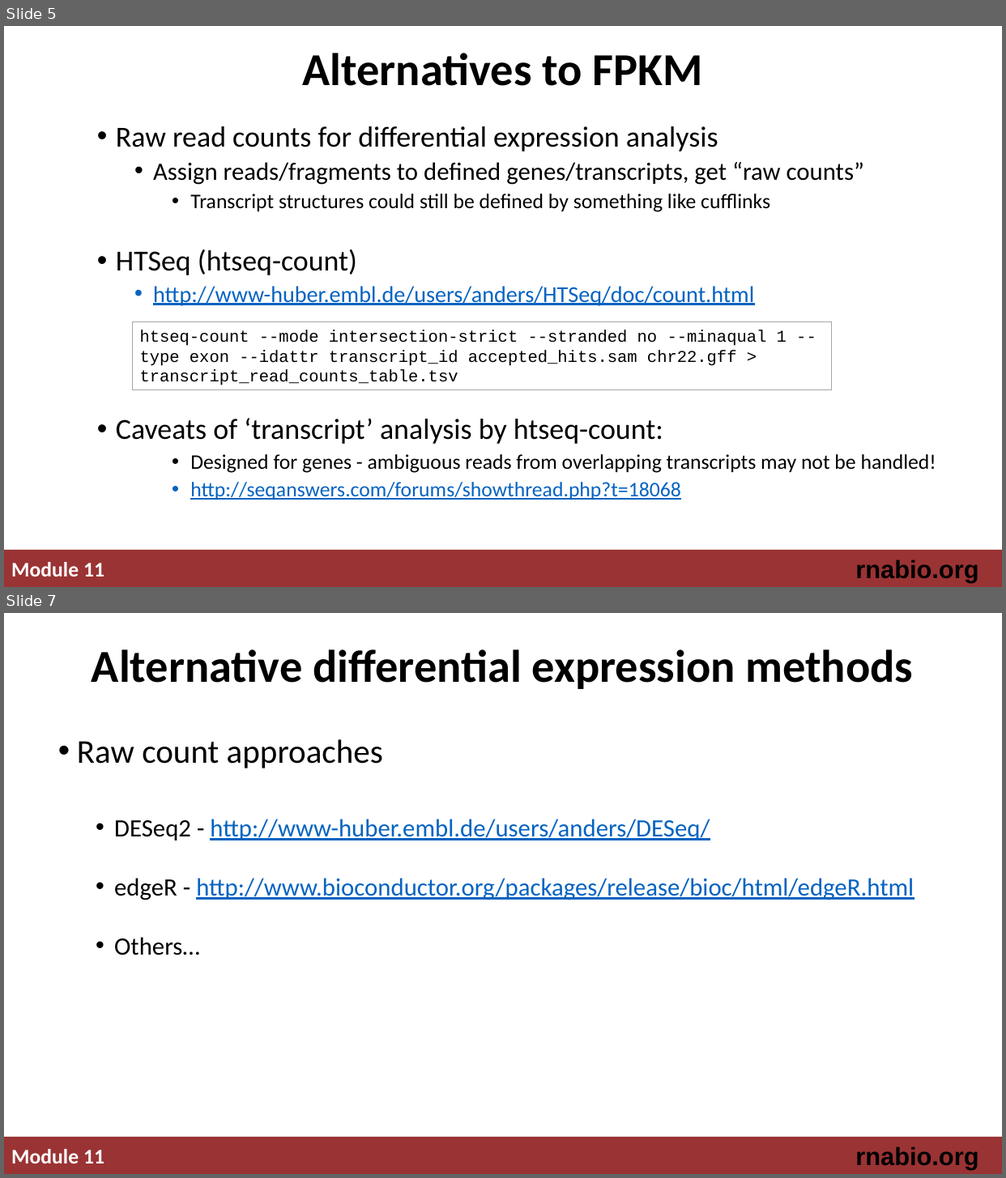
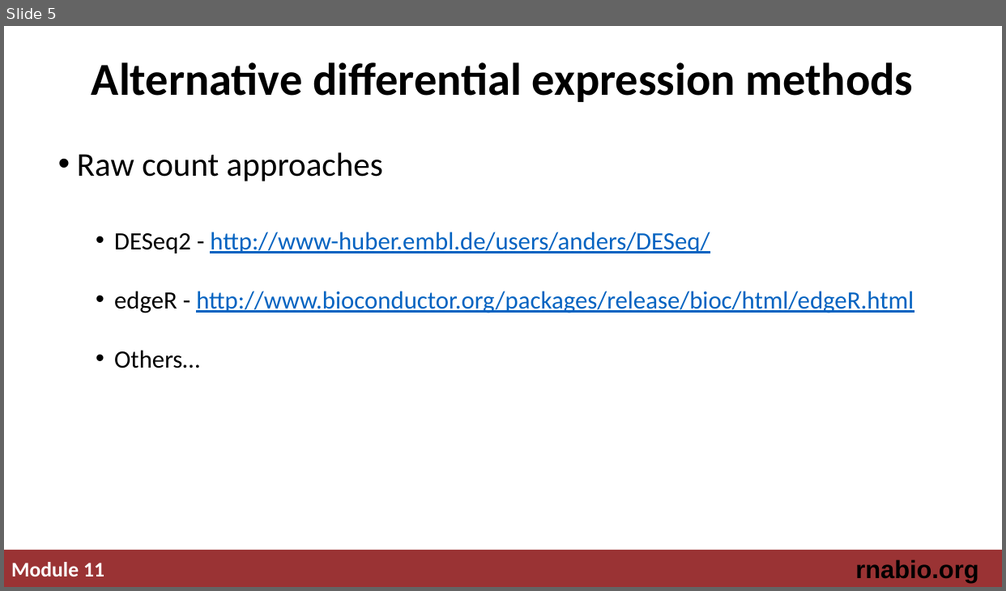
Before and after one commit to griffithlab/rnabio.org, a slide deck: assets/lectures/cbw-cshl/2019/mini/RNASeq_MiniLecture_11_01_DifferentialExpression.pptx. Shown one above the other, each under a label of ours: slides 5 and 7 before the commit, slide 5 after it; the slides between them are not shown. The pictures are 1006x1178 and 1006x591 pixels, drawn with LibreOffice and Linux fonts; fonts in the diff are those of the drawing. Boxes give left, top, right and bottom in pixels: in the first picture for what was removed or moved away, otherwise in the second. Text is boxed around its words. In the diff, an @@ line names an element or a change of style, - is before the commit and + after.

Commit message:
htseq removal

```diff
--- a/assets/lectures/cbw-cshl/2019/mini/RNASeq_MiniLecture_11_01_DifferentialExpression.pptx
+++ b/assets/lectures/cbw-cshl/2019/mini/RNASeq_MiniLecture_11_01_DifferentialExpression.pptx
@@ slide 5 removed at (x1=4, y1=26, x2=1002, y2=587), background #FFFFFF; not listed: 3 template elements that a slide beside it also shows @@
@@ title removed at (x1=303, y1=53, x2=702, y2=86) @@
-Alternatives to FPKM
@@ text removed at (x1=116, y1=126, x2=936, y2=500) @@
-• Raw read counts for differential expression analysis
-  • Assign reads/fragments to defined genes/transcripts, get “raw counts”
-    • Transcript structures could still be defined by something like cufflinks
-• HTSeq (htseq-count)
-  • http://www-huber.embl.de/users/anders/HTSeq/doc/count.html
-• Caveats of ‘transcript’ analysis by htseq-count:
-    • Designed for genes - ambiguous reads from overlapping transcripts may not be handled!
-    • http://seqanswers.com/forums/showthread.php?t=18068
@@ rectangle removed at (x1=132, y1=322, x2=831, y2=390) @@
-htseq-count --mode intersection-strict --stranded no --minaqual 1 --type exon --idattr transcript_id accepted_hits.sam chr22.gff > transcript_read_counts_table.tsv
@@ what was slide 7 is now slide 5 @@
```
Also in this commit, not shown: 1 other slide removed.
